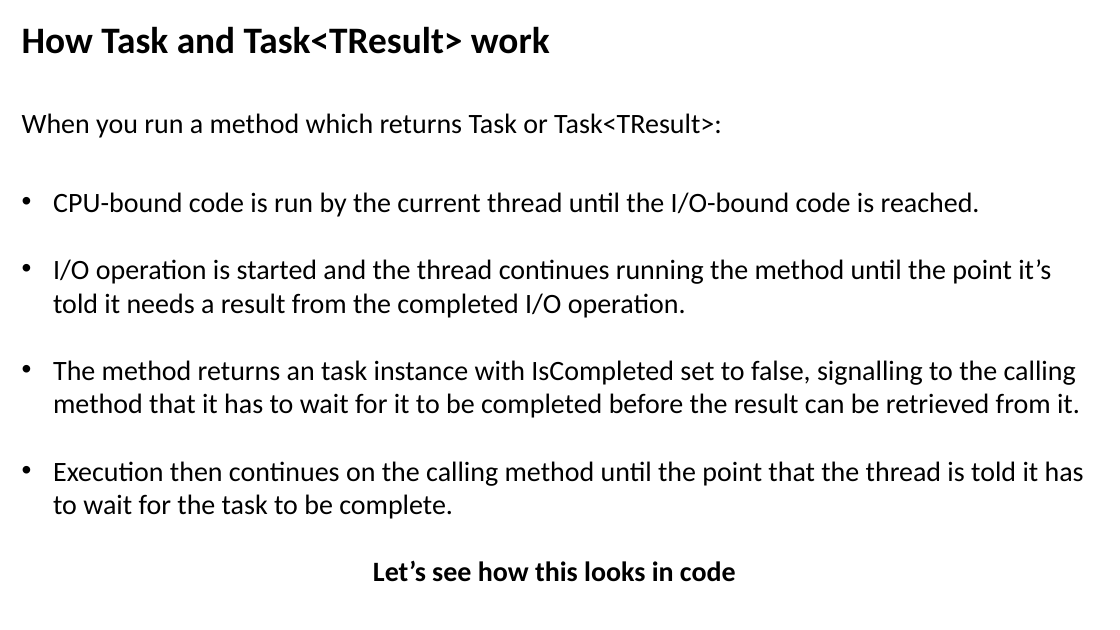
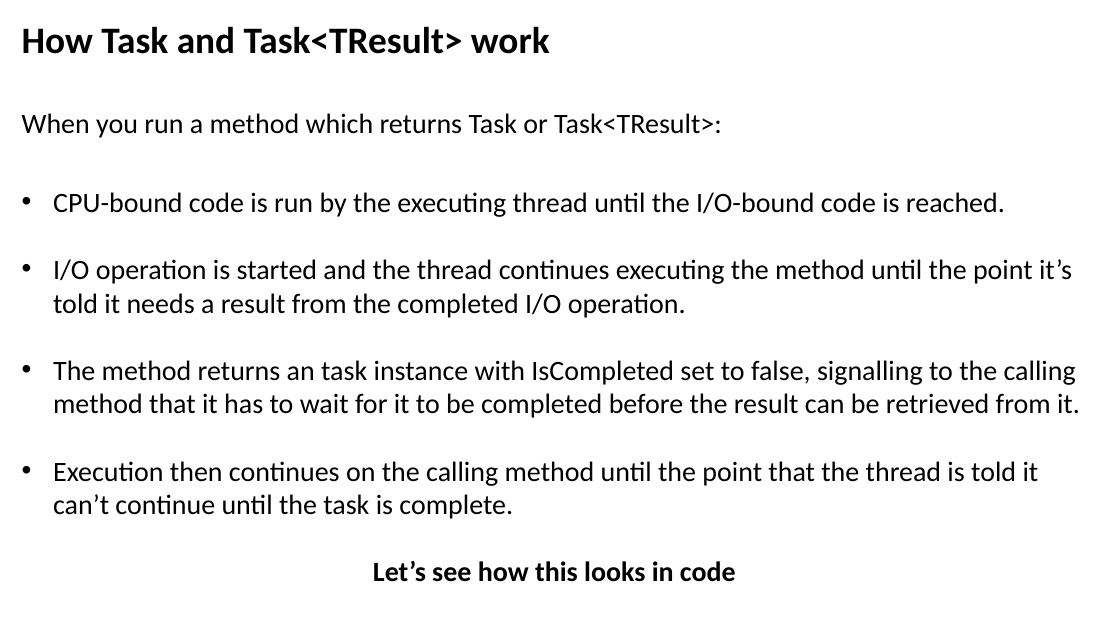
Before and after one commit to JoshKain/AsyncAwaitQuiz, a slide deck: slide 14 of Async and await presentation.pptx. Drawn at 1120x630 pixels with LibreOffice and Linux fonts; fonts in the diff are those of the drawing. Boxes give left, top, right and bottom in pixels: in the first picture for what was removed or moved away, otherwise in the second. Text is boxed around its words. In the diff, an @@ line names an element or a change of style, - is before the commit and + after.

Commit message:
Updated slides

```diff
--- a/Async and await presentation.pptx
+++ b/Async and await presentation.pptx
@@ text at (x1=53, y1=192, x2=1072, y2=318): text changed @@
-• CPU-bound code is run by the current thread until the I/O-bound code is reached.
-• I/O operation is started and the thread continues running the method until the point it’s told it needs a result from the completed I/O operation.
+• CPU-bound code is run by the executing thread until the I/O-bound code is reached.
+• I/O operation is started and the thread continues executing the method until the point it’s told it needs a result from the completed I/O operation.
@@ text at (x1=53, y1=461, x2=1039, y2=519): text changed @@
-• Execution then continues on the calling method until the point that the thread is told it has to wait for the task to be complete.
+• Execution then continues on the calling method until the point that the thread is told it can’t continue until the task is complete.
```
